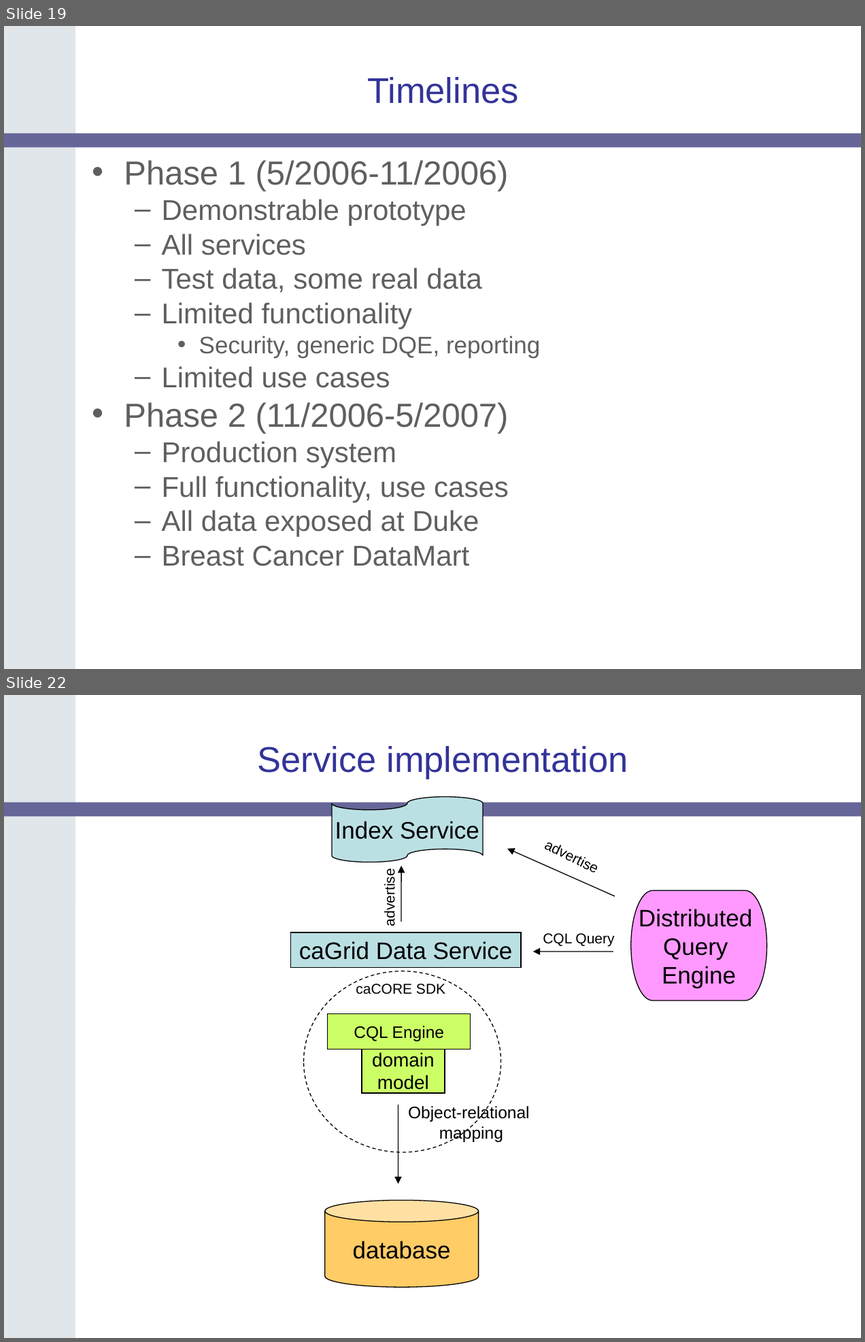
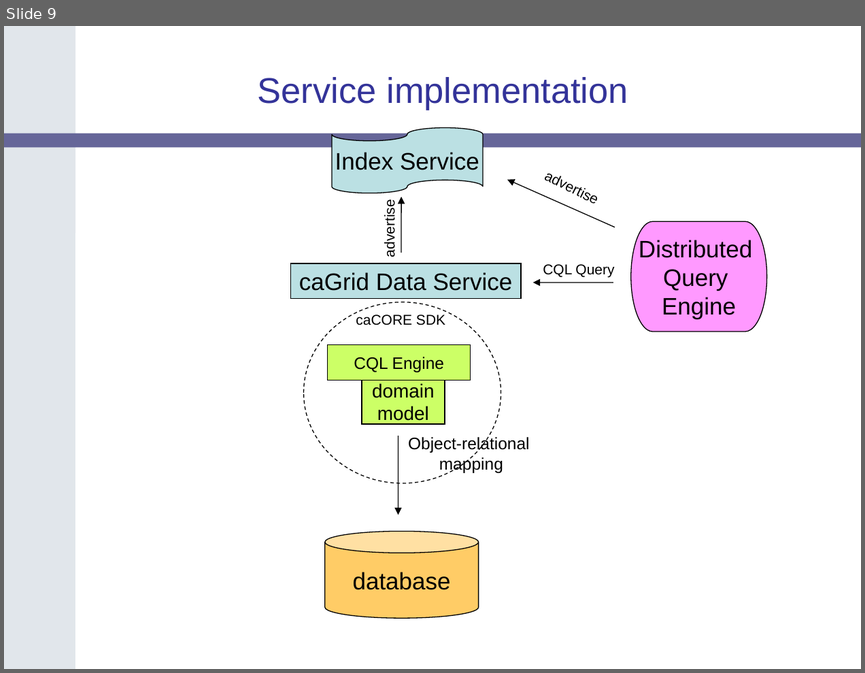
Before and after one commit to NCIP/catrip, a slide deck: catrip/documentation/presentations/silver_review_2006_12_08/catrip_silver_review.ppt. Shown one above the other, each under a label of ours: slides 19 and 22 before the commit, slide 9 after it; the slides between them are not shown. The pictures are 865x1342 and 865x673 pixels, drawn with LibreOffice and Linux fonts; fonts in the diff are those of the drawing; background and template pictures are left out. Boxes give left, top, right and bottom in pixels: in the first picture for what was removed or moved away, otherwise in the second. Text is boxed around its words. In the diff, an @@ line names an element or a change of style, - is before the commit and + after.

```diff
--- a/catrip/documentation/presentations/silver_review_2006_12_08/catrip_silver_review.ppt
+++ b/catrip/documentation/presentations/silver_review_2006_12_08/catrip_silver_review.ppt
@@ slide 19 removed at bbox=[4, 26, 861, 669], background #FFFFFF; not listed: 2 template elements that a slide beside it also shows @@
@@ title removed at bbox=[367, 77, 519, 104] @@
-Timelines
@@ text removed at bbox=[124, 160, 540, 566] @@
-• Phase 1 (5/2006-11/2006)
-  – Demonstrable prototype
-  – All services
-  – Test data, some real data
-  – Limited functionality
-    • Security, generic DQE, reporting
-  – Limited use cases
-• Phase 2 (11/2006-5/2007)
-  – Production system
-  – Full functionality, use cases
-  – All data exposed at Duke
-  – Breast Cancer DataMart
@@ what was slide 22 is now slide 9 @@
```
Also in this commit, not shown: 6 slides changed, 21 slides added, 15 other slides removed.
